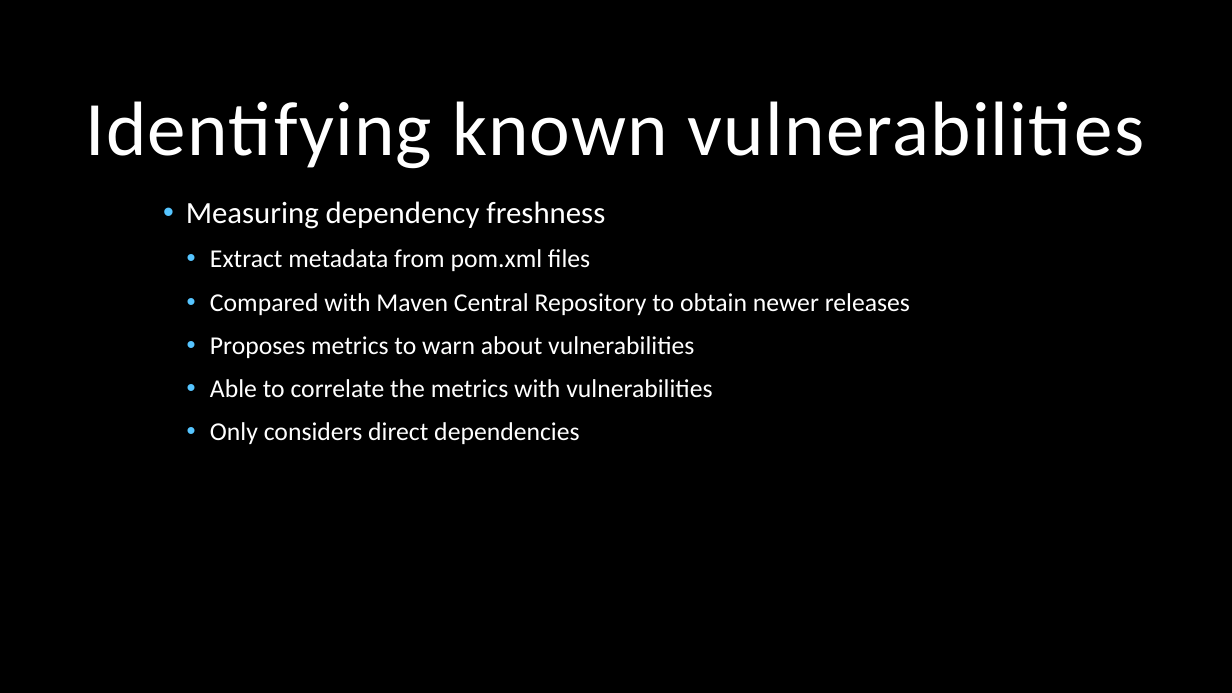
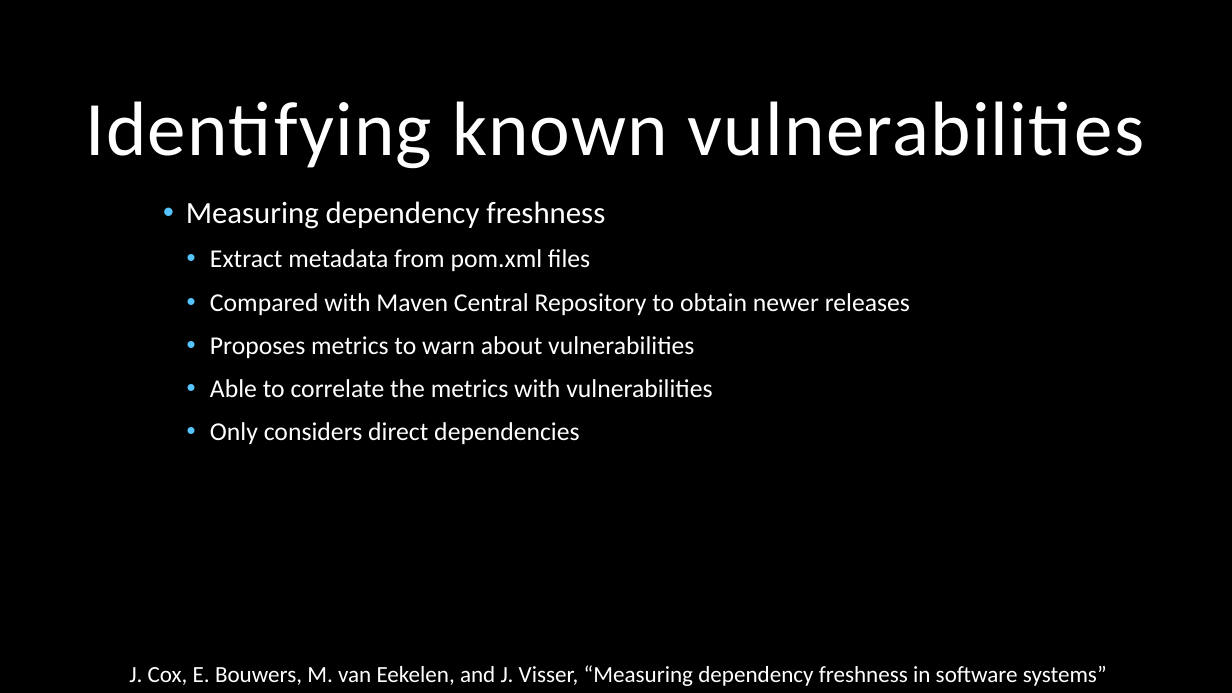
Before and after one commit to canesqui/OSSVulnerabilities, a slide deck: slide 16 of Presentation/Identifying Known Vulnerabilies in OSS libraries.pptx. Drawn at 1232x693 pixels with LibreOffice and Linux fonts; fonts in the diff are those of the drawing; background and template pictures are left out. Boxes give left, top, right and bottom in pixels: in the first picture for what was removed or moved away, otherwise in the second. Text is boxed around its words. In the diff, an @@ line names an element or a change of style, - is before the commit and + after.

```diff
--- a/Presentation/Identifying Known Vulnerabilies in OSS libraries.pptx
+++ b/Presentation/Identifying Known Vulnerabilies in OSS libraries.pptx
@@ text added at [129,665,1107,686], 18 pt, text #FFFFFF @@
+J. Cox, E. Bouwers, M. van Eekelen, and J. Visser, “Measuring dependency freshness in software systems”
```
Also in this commit, not shown: 2 other slides changed, 4 other files.
